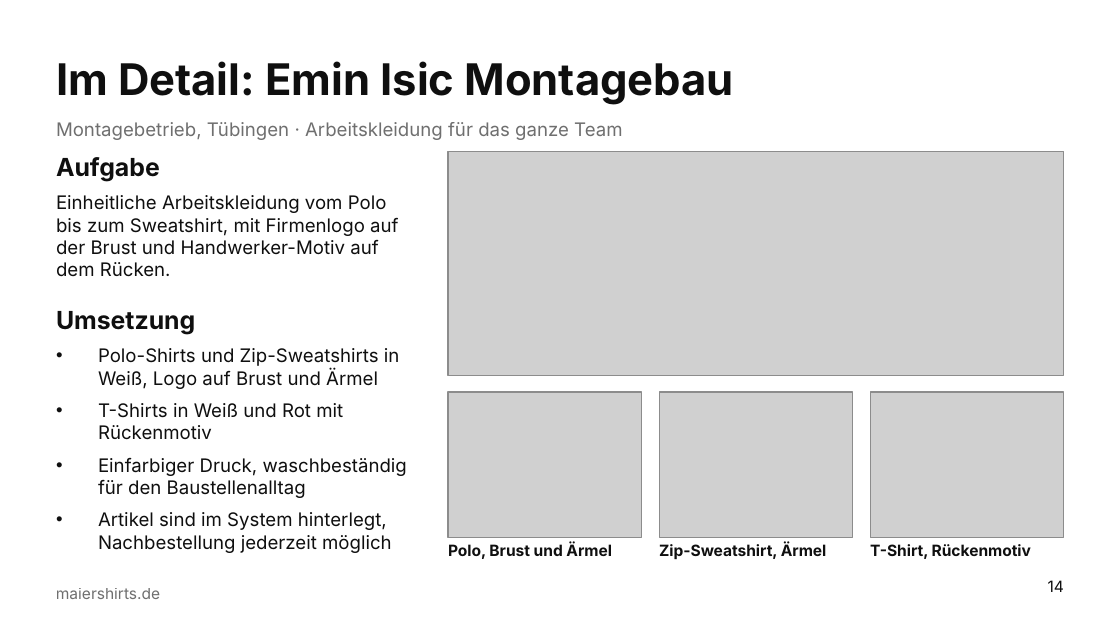
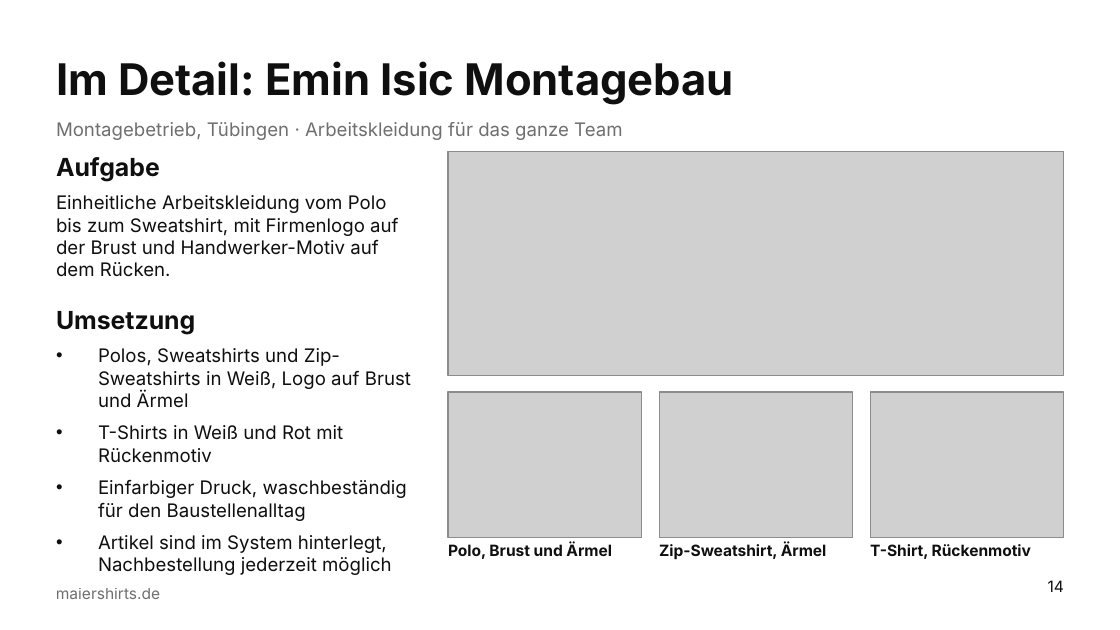
Before and after one commit to sm6161-eng/lexware-angebot-tool, a slide deck: slide 14 of presentation/dist/Maiershirts_Master.potx. Drawn at 1120x630 pixels with LibreOffice and Linux fonts; fonts in the diff are those of the drawing; grey boxes stand for pictures; background and template pictures are left out. Boxes give left, top, right and bottom in pixels: in the first picture for what was removed or moved away, otherwise in the second. Text is boxed around its words. In the diff, an @@ line names an element or a change of style, - is before the commit and + after.

```diff
--- a/presentation/dist/Maiershirts_Master.potx
+++ b/presentation/dist/Maiershirts_Master.potx
@@ text at (98, 348, 411, 408): text changed @@
-• Polo-Shirts und Zip-Sweatshirts in Weiß, Logo auf Brust und Ärmel
+• Polos, Sweatshirts und Zip-Sweatshirts in Weiß, Logo auf Brust und Ärmel
```
Also in this commit, not shown: 1 other slide changed, 3 other files.
